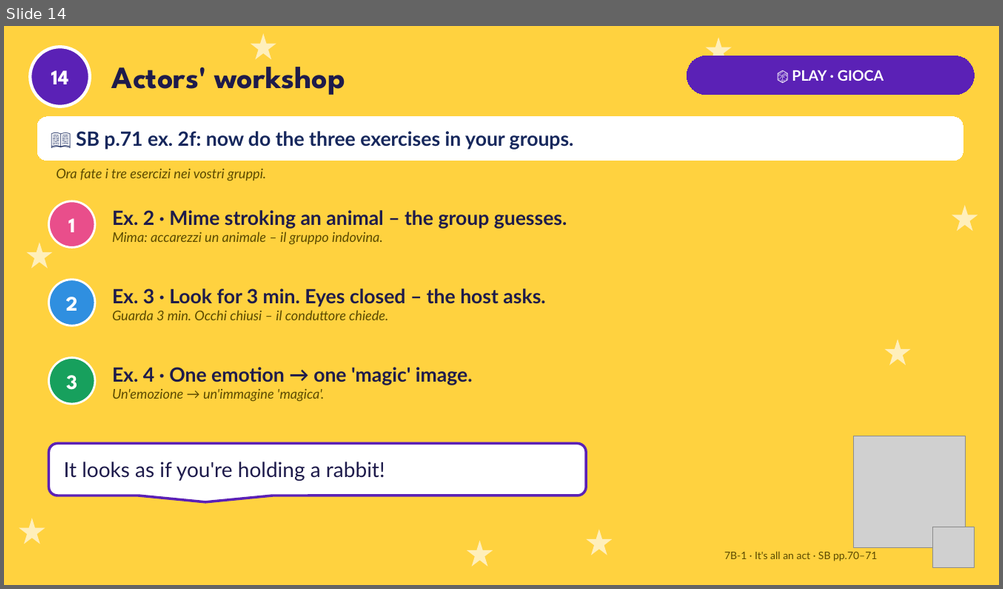
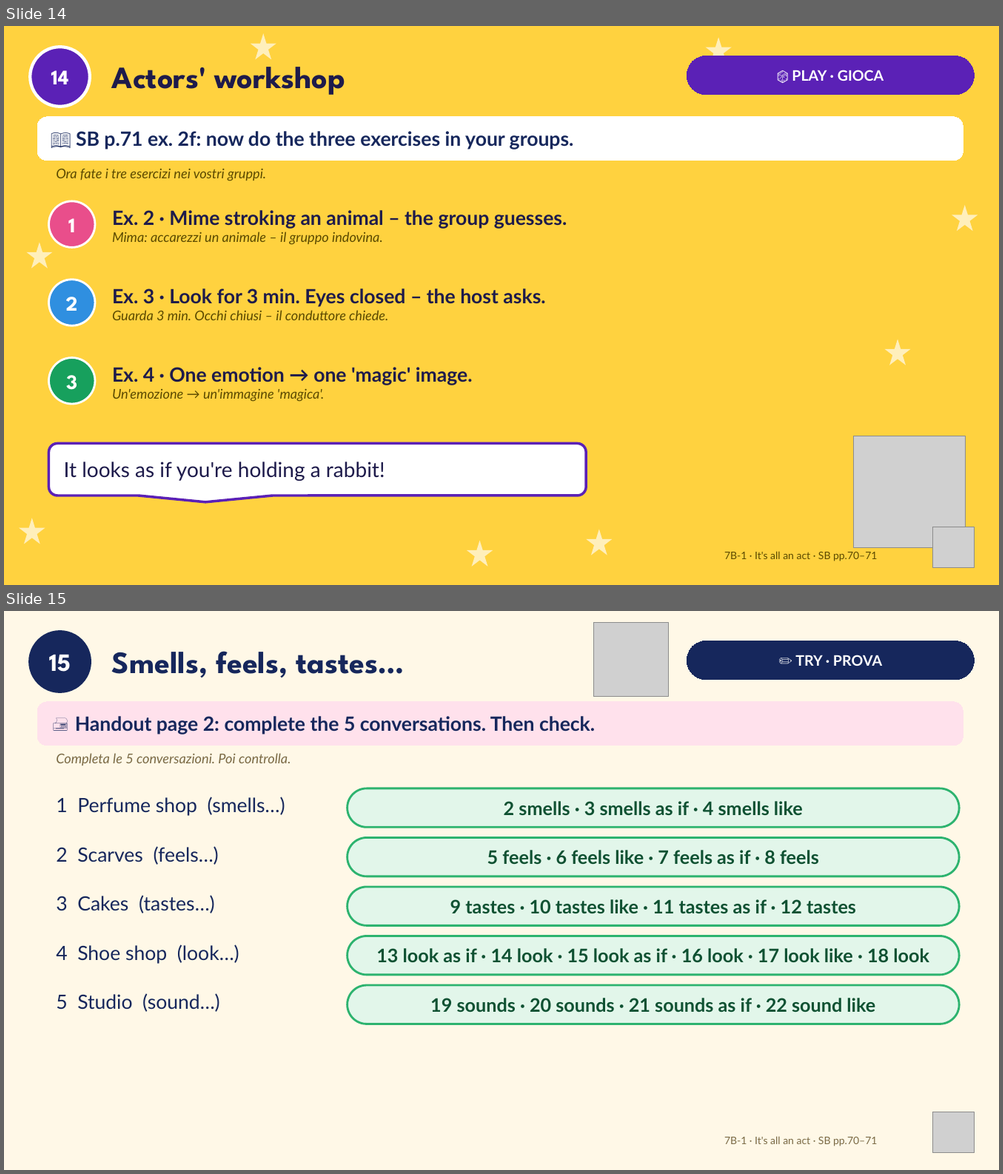
Before and after one commit to londonlanguageschool/Bagheria-, a slide deck: materials/B2/B2_7B-1_Its_all_an_act.pptx. Shown one above the other, each under a label of ours: slide 14 before the commit, slides 14 and 15 after it. The pictures are 1003x589 and 1003x1174 pixels, drawn with LibreOffice and Linux fonts; fonts in the diff are those of the drawing; grey boxes stand for pictures. Boxes give left, top, right and bottom in pixels: in the first picture for what was removed or moved away, otherwise in the second. Text is boxed around its words. In the diff, an @@ line names an element or a change of style, - is before the commit and + after.

```diff
--- a/materials/B2/B2_7B-1_Its_all_an_act.pptx
+++ b/materials/B2/B2_7B-1_Its_all_an_act.pptx
@@ slide 15 added at (4,611,999,1170), background #FFF8E7 @@
@@ ellipse added at (30,632,90,692), fill #16275C, outline #16275C 3 pt, 24 pt, text #FFFFFF, bold @@
+15
@@ picture added at (594,622,668,697) @@
@@ text added at (112,651,404,678), 30 pt, text #16275C, bold @@
+Smells, feels, tastes…
@@ rounded rectangle added at (687,641,974,680), fill #16275C, outline #16275C 0.75 pt, 14 pt, text #FFFFFF, bold @@
+✏️ TRY · PROVA
@@ rounded rectangle added at (37,702,963,745), fill #FFE1EC, outline #FFE1EC 0.75 pt, 19 pt, text #16275C, bold @@
+🖨 Handout page 2: complete the 5 conversations. Then check.
@@ text added at (56,753,290,766), 13 pt, text #7A6A45, italic @@
+Completa le 5 conversazioni. Poi controlla.
@@ text added at (56,797,285,816), 19 pt, text #16275C @@
+1 Perfume shop (smells…)
@@ rounded rectangle added at (347,789,959,827), fill #E2F6EA, outline #2DB36F 2 pt, 18 pt, text #0F5132, bold @@
+2 smells · 3 smells as if · 4 smells like
@@ text added at (56,846,219,865), 19 pt, text #16275C @@
+2 Scarves (feels…)
@@ rounded rectangle added at (347,838,959,877), fill #E2F6EA, outline #2DB36F 2 pt, 18 pt, text #0F5132, bold @@
+5 feels · 6 feels like · 7 feels as if · 8 feels
@@ text added at (56,895,215,914), 19 pt, text #16275C @@
+3 Cakes (tastes…)
@@ rounded rectangle added at (347,887,959,925), fill #E2F6EA, outline #2DB36F 2 pt, 18 pt, text #0F5132, bold @@
+9 tastes · 10 tastes like · 11 tastes as if · 12 tastes
@@ rounded rectangle added at (347,937,959,975), fill #E2F6EA, outline #2DB36F 2 pt, 18 pt, text #0F5132, bold @@
+13 look as if · 14 look · 15 look as if · 16 look · 17 look like · 18 look
@@ text added at (56,945,239,964), 19 pt, text #16275C @@
+4 Shoe shop (look…)
@@ rounded rectangle added at (347,985,959,1025), fill #E2F6EA, outline #2DB36F 2 pt, 18 pt, text #0F5132, bold @@
+19 sounds · 20 sounds · 21 sounds as if · 22 sound like
@@ text added at (56,994,220,1012), 19 pt, text #16275C @@
+5 Studio (sound…)
@@ picture added at (933,1113,974,1153) @@
@@ text added at (724,1136,876,1147), 10 pt, text #7A6A45 @@
+7B-1 · It's all an act · SB pp.70–71
```
Also in this commit, not shown: 2 slides changed, 1 other slide added, 3 other files.
